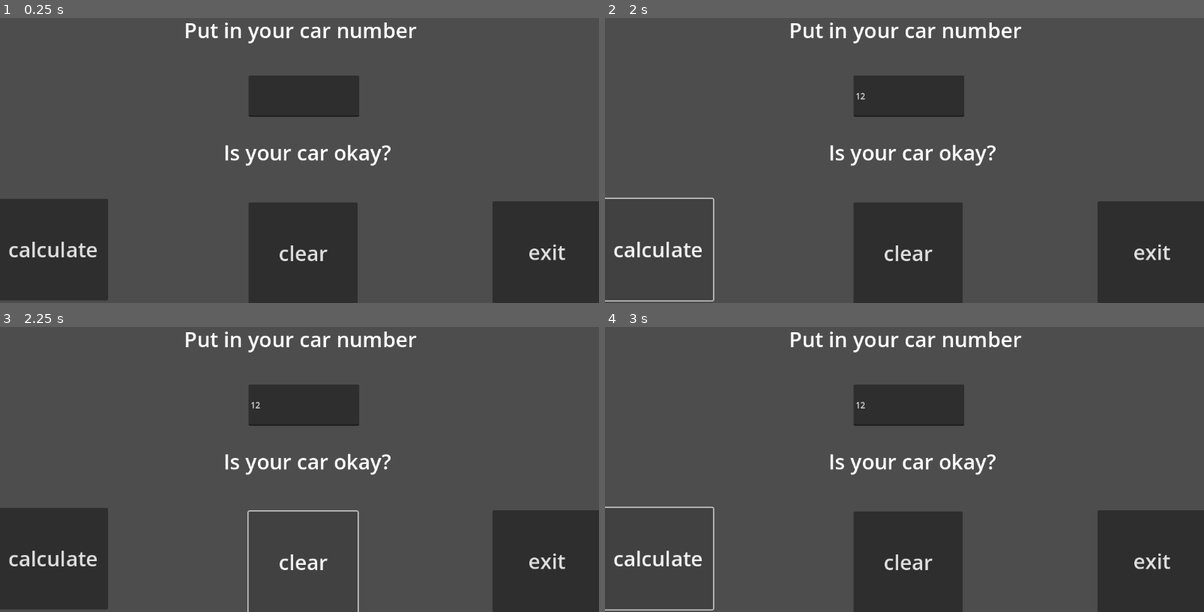
Above: before the commit, frames 1-4 (two rows, left to right).
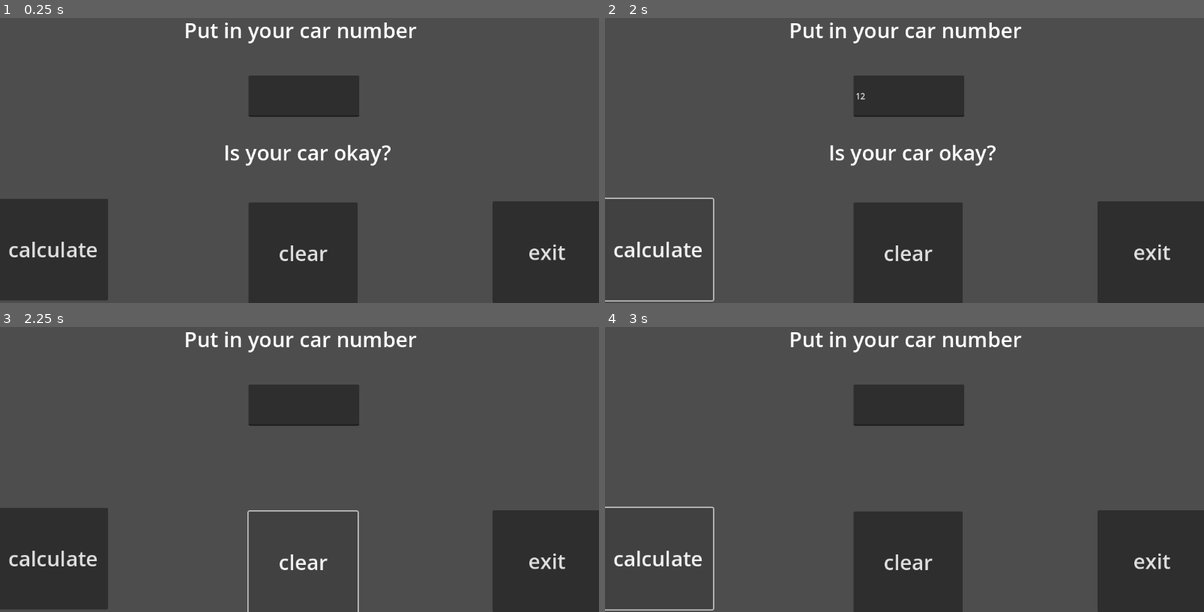
Above: after the commit, the same moments.

Repository: max-schilling/game-design-1
Game: Godot game, scene res://lp_4_4.tscn
The game is run twice, just before and just after one commit, with the same random seed, the same clock (stepped at 60 frames per second) and the same inputs. The project has no main scene, so this scene is started directly.
Inputs (mouse positions are in pixels of both pictures, inside the frame that each line leads up to):
- Up to frame 1 (0.25 s): no input
- Up to frame 2 (2 s): click (910, 94) at 0.52 s; type "12" at 0.6 s; click "calculate" at 1.25 s
- Up to frame 3 (2.25 s): click "clear" at 2 s
- Up to frame 4 (3 s): click "calculate" at 2.75 s

Frames 1-2 are identical in both runs. In frame 3, 0.6% of the frame differs, in the area x 37-66%, y 26-52%; in frame 4, 0.6%.
Error before the commit: Invalid operands 'String' and 'int' in operator '>'. (res://lp_4_4.gd:7)
Error after the commit: Invalid operands 'String' and 'int' in operator '=='. (res://lp_4_4.gd:7)

Commit message:
Update || 9/19

Diff:
--- a/lp_4_4.gd
+++ b/lp_4_4.gd
@@ -4,8 +4,9 @@
 
 func _on_button_pressed() -> void:
 	var numv = $LineEdit.text
-	if numv > 118 or numv == 199:
+	if numv == 119:
 		$Label2.text = "Uh oh! Your car is broken!"
+
 	elif numv == 179:
 		$Label2.text = "Uh oh! Your car is broken!"
 	elif numv >= 189 or numv == 195:
@@ -16,3 +17,12 @@
 		$Label2.text = "Uh oh! Your car is broken!"
 	else:
 		$Label2.text = "Your car is ok!"
+
+
+func _on_button_2_pressed() -> void:
+	$Label2.text = ""
+	$LineEdit.text = ""
+
+
+func _on_button_3_pressed() -> void:
+	get_tree().quit()
--- a/lp_4_4.tscn
+++ b/lp_4_4.tscn
@@ -67,3 +67,5 @@
 text = "exit"
 
 [connection signal="pressed" from="Button" to="." method="_on_button_pressed"]
+[connection signal="pressed" from="Button2" to="." method="_on_button_2_pressed"]
+[connection signal="pressed" from="Button3" to="." method="_on_button_3_pressed"]
--- /dev/null
+++ b/prog_130a.gd
@@ -0,0 +1,20 @@
+extends Control
+
+
+
+func _on_button_pressed() -> void:
+	for num in range(0 , 51, 2):
+		(num * 3) + 1
+		var line = str(num)
+		$ItemList.add_item(line)
+	for num in range(1, 52, 2):
+		(num / 2)
+		var crocant = str(num)
+		$ItemList.add_item(crocant)
+
+func _on_button_2_pressed() -> void:
+	$ItemList.text = ""
+
+
+func _on_button_3_pressed() -> void:
+	get_tree().quit()
--- /dev/null
+++ b/prog_130a.tscn
@@ -0,0 +1,65 @@
+[gd_scene load_steps=3 format=3 uid="uid://l3p4fiamtv62"]
+
+[ext_resource type="Script" path="res://prog_130a.gd" id="1_7vgie"]
+[ext_resource type="Theme" uid="uid://duan326d8yya2" path="res://big_font.tres" id="2_8gh8w"]
+
+[node name="prog130a" type="Control"]
+layout_mode = 3
+anchors_preset = 15
+anchor_right = 1.0
+anchor_bottom = 1.0
+grow_horizontal = 2
+grow_vertical = 2
+script = ExtResource("1_7vgie")
+
+[node name="LineEdit" type="LineEdit" parent="."]
+layout_mode = 0
+offset_right = 211.0
+offset_bottom = 102.0
+
+[node name="Label" type="Label" parent="."]
+layout_mode = 0
+offset_left = 217.0
+offset_top = -2.0
+offset_right = 681.0
+offset_bottom = 124.0
+theme = ExtResource("2_8gh8w")
+text = "Input a positive number"
+
+[node name="Button" type="Button" parent="."]
+layout_mode = 0
+offset_left = 7.0
+offset_top = 554.0
+offset_right = 123.0
+offset_bottom = 653.0
+theme = ExtResource("2_8gh8w")
+text = "calculate"
+
+[node name="Button2" type="Button" parent="."]
+layout_mode = 0
+offset_left = 453.0
+offset_top = 554.0
+offset_right = 634.0
+offset_bottom = 653.0
+theme = ExtResource("2_8gh8w")
+text = "clear"
+
+[node name="Button3" type="Button" parent="."]
+layout_mode = 0
+offset_left = 974.0
+offset_top = 554.0
+offset_right = 1155.0
+offset_bottom = 653.0
+theme = ExtResource("2_8gh8w")
+text = "exit"
+
+[node name="ItemList" type="ItemList" parent="."]
+layout_mode = 0
+offset_left = 3.0
+offset_top = 99.0
+offset_right = 1158.0
+offset_bottom = 559.0
+
+[connection signal="pressed" from="Button" to="." method="_on_button_pressed"]
+[connection signal="pressed" from="Button2" to="." method="_on_button_2_pressed"]
+[connection signal="pressed" from="Button3" to="." method="_on_button_3_pressed"]
Not shown: 1 places in prog_82a.tscn that only renumber resources
